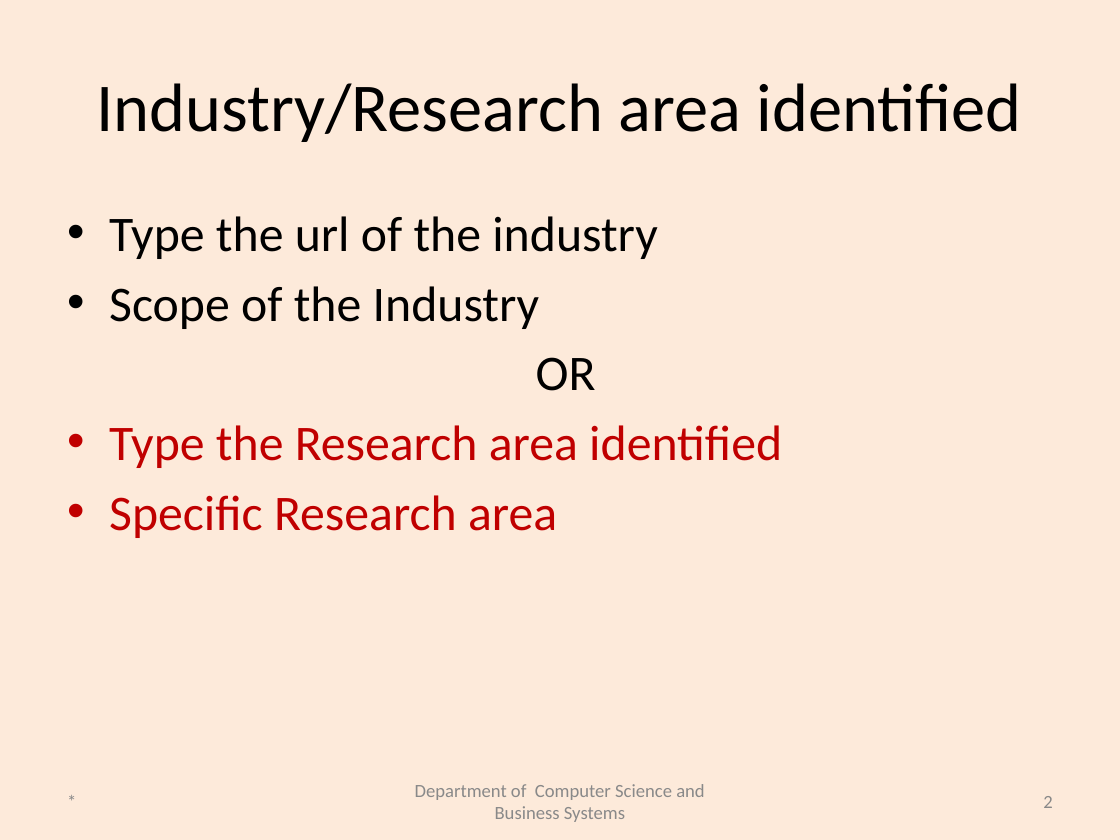
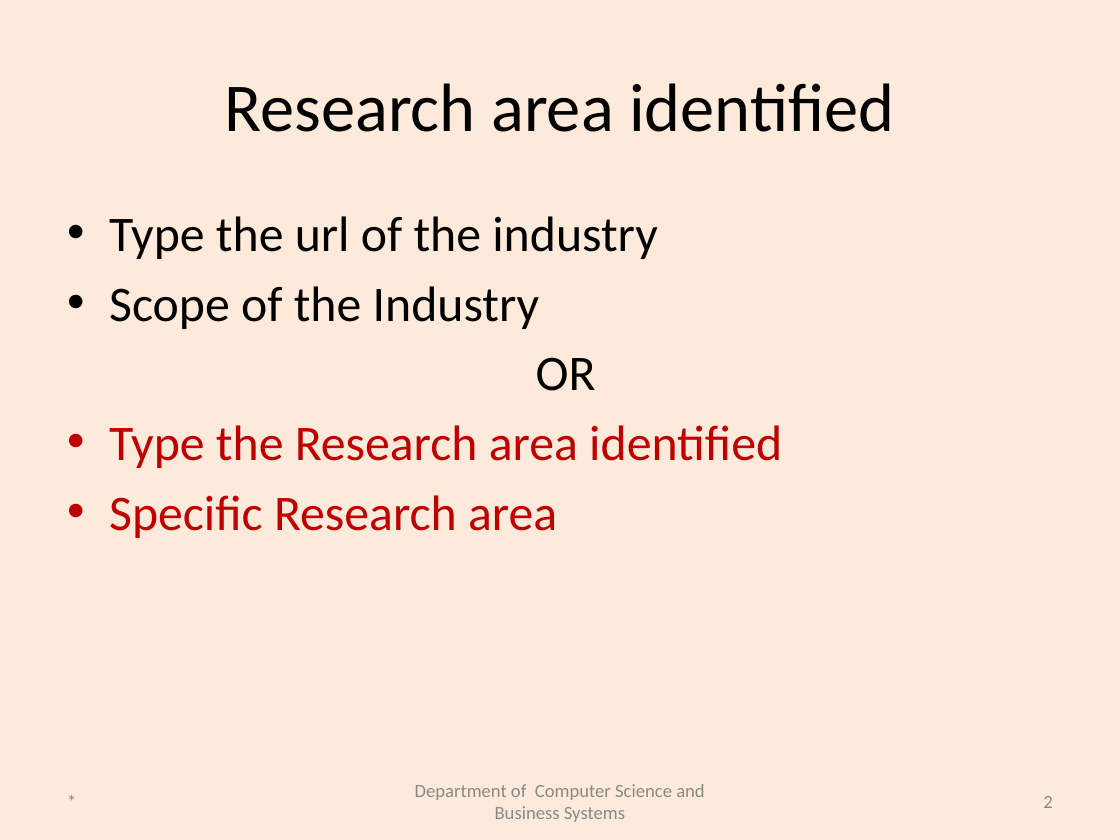
Before and after one commit to aathanush/MiniProject, a slide deck: slide 2 of Review_Template.pptx. Drawn at 1120x840 pixels with LibreOffice and Linux fonts; fonts in the diff are those of the drawing. Boxes give left, top, right and bottom in pixels: in the first picture for what was removed or moved away, otherwise in the second. Text is boxed around its words. In the diff, an @@ line names an element or a change of style, - is before the commit and + after.

```diff
--- a/Review_Template.pptx
+++ b/Review_Template.pptx
@@ title at (225, 83, 894, 132): text changed @@
-Industry/Research area identified
+Research area identified
```
Also in this commit, not shown: 1 other slide changed.
